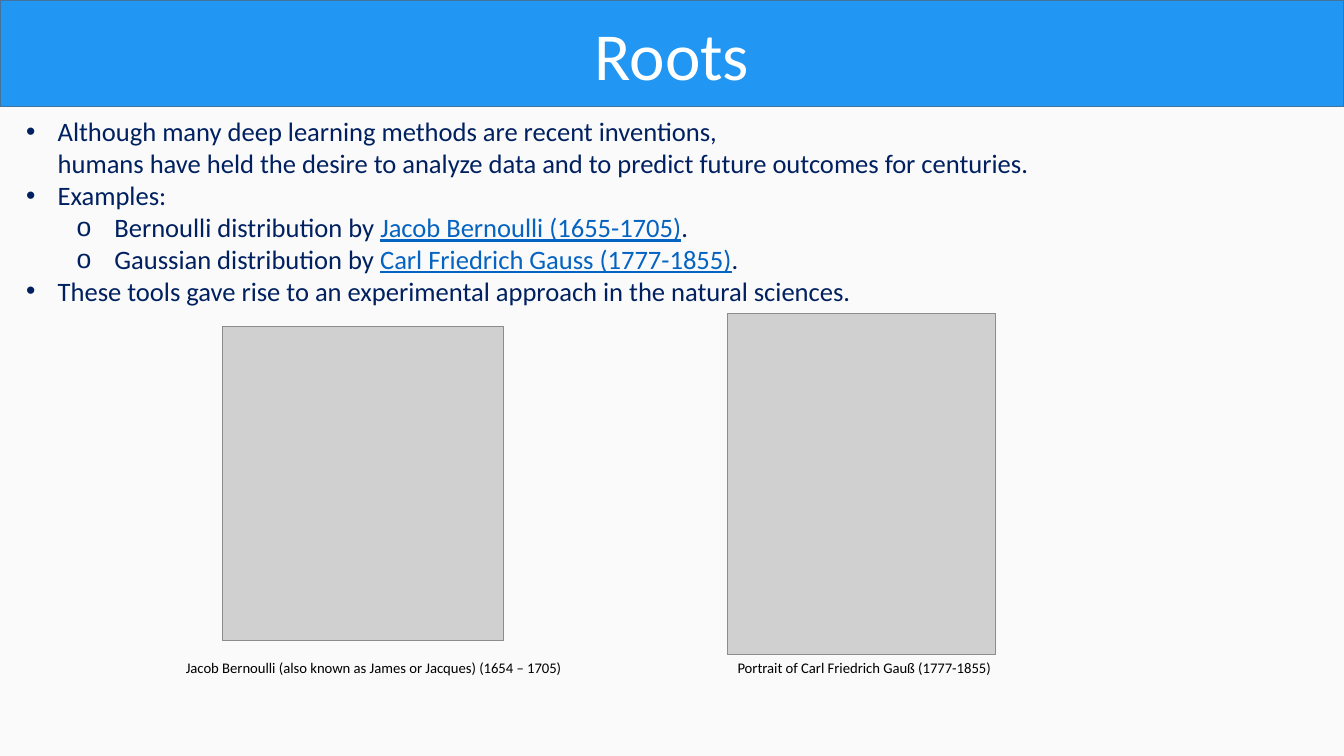
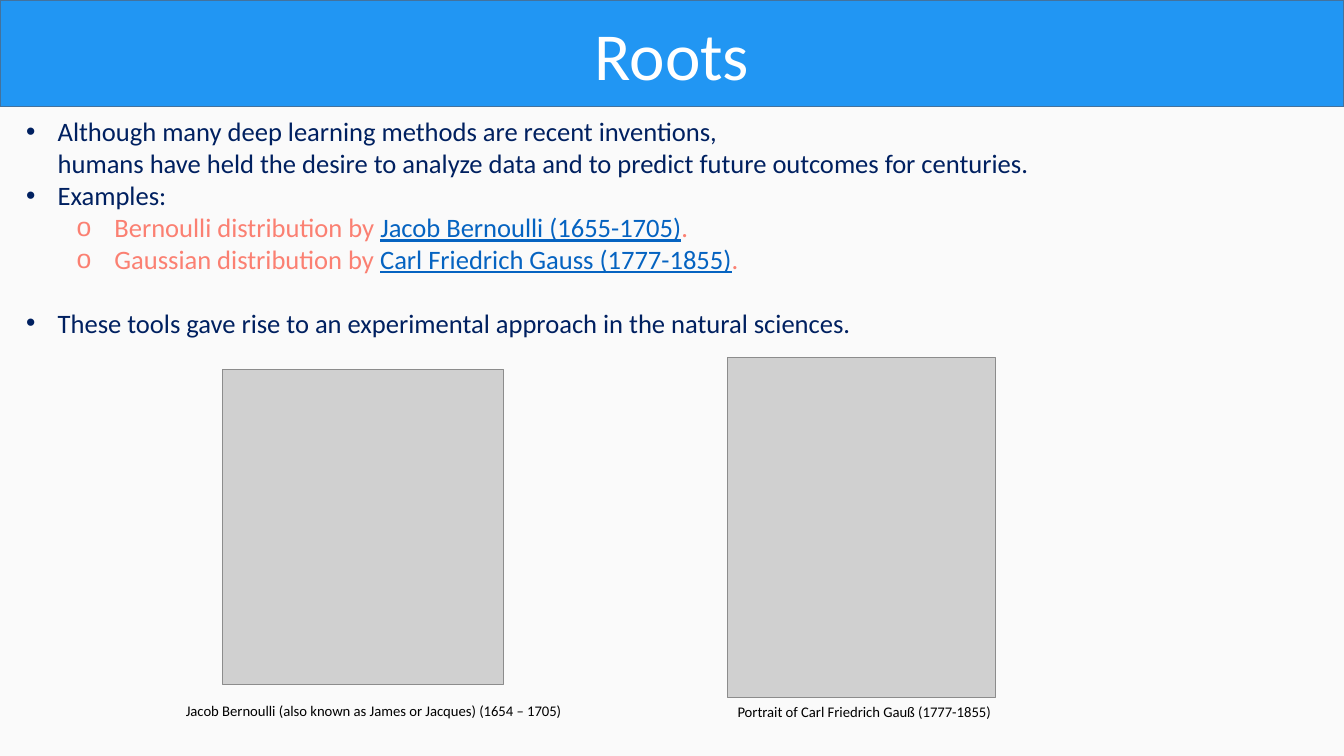
Before and after one commit to OmarAlmighty/D2L-Slides, a slide deck: slide 55 of D2L CH1.pptx. Drawn at 1344x756 pixels with LibreOffice and Linux fonts; fonts in the diff are those of the drawing; grey boxes stand for pictures. Boxes give left, top, right and bottom in pixels: in the first picture for what was removed or moved away, otherwise in the second. Text is boxed around its words. In the diff, an @@ line names an element or a change of style, - is before the commit and + after.

```diff
--- a/D2L CH1.pptx
+++ b/D2L CH1.pptx
@@ text at <box>114,217,739,273</box>: text colour #002060 to #FB8072 in "Bernoulli distribution by (1655-1705).", "Gaussian distribution by (1777-1855)." @@
@@ 2 pictures, 2 texts: place and size @@
-2 pictures, 2 texts at <box>186,314,996,676</box>
+2 pictures, 2 texts at <box>186,357,996,719</box>
```
Also in this commit, not shown: 34 other slides changed, 5 other files.
